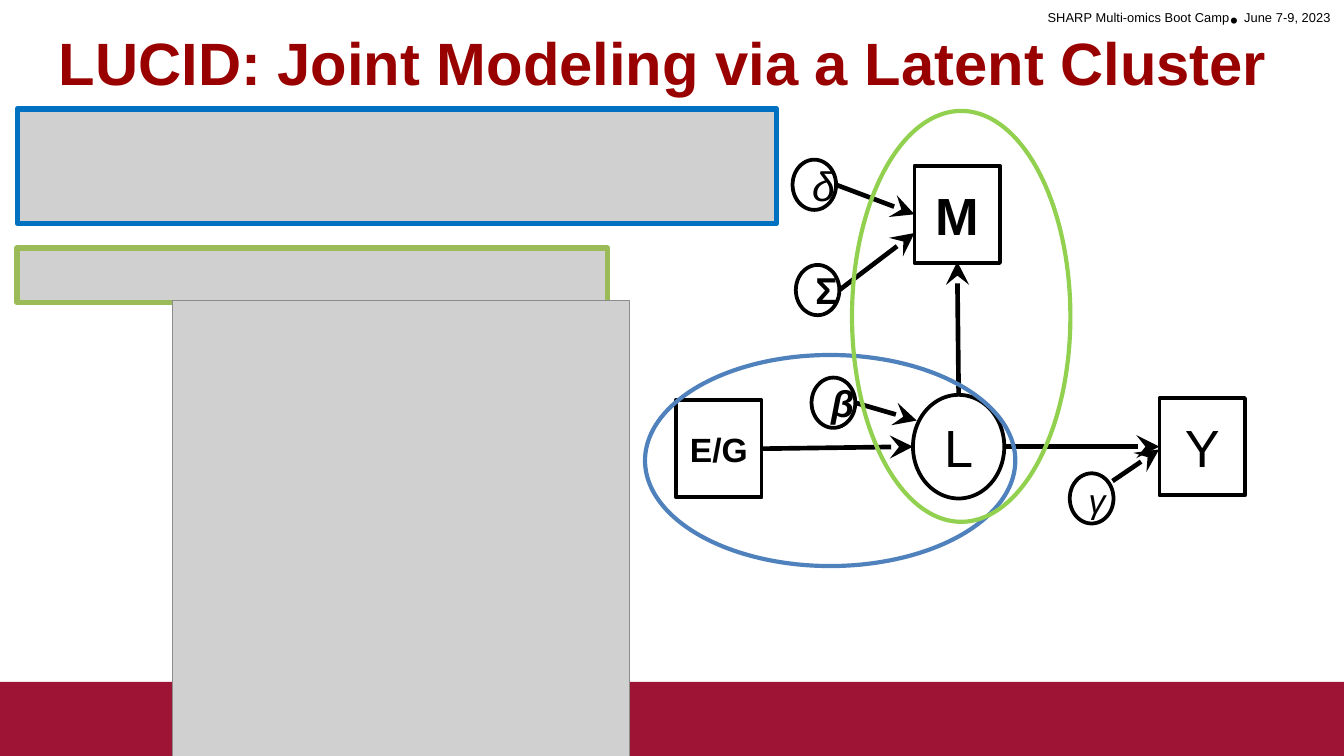
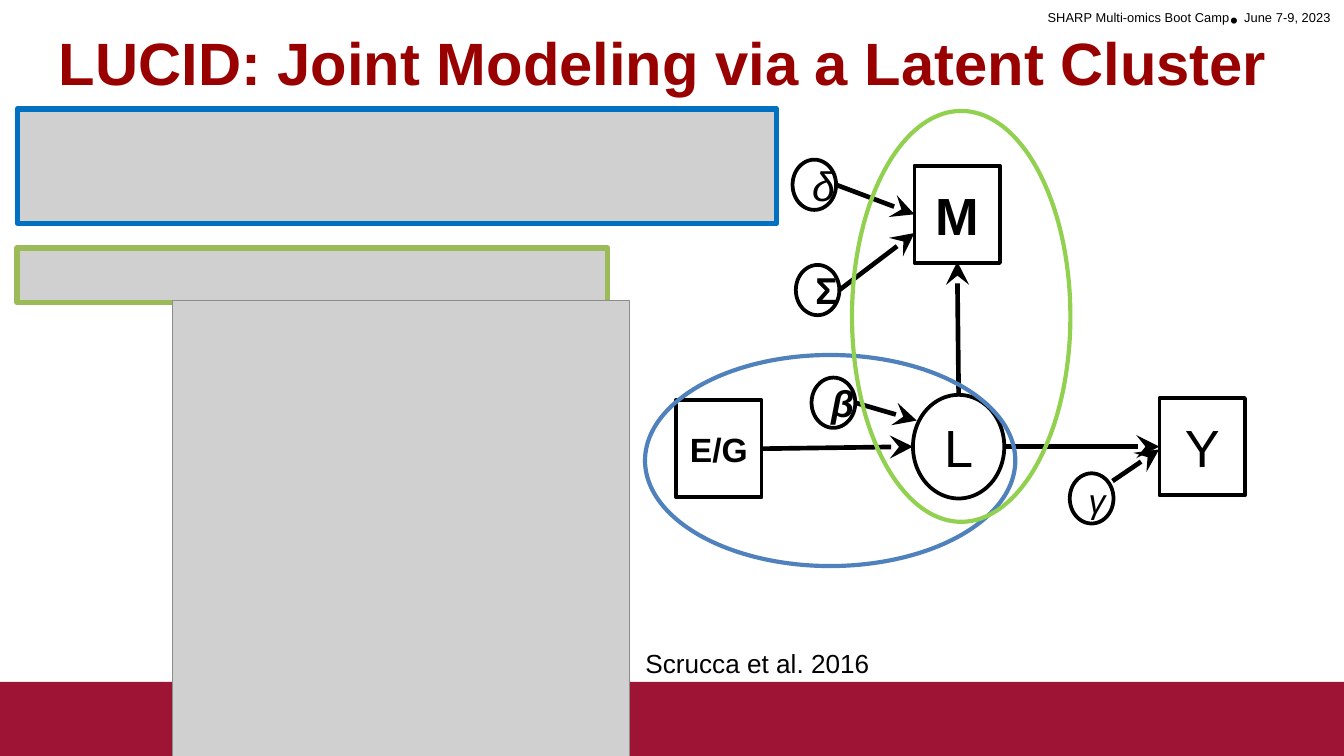
Before and after one commit to ContiLab-usc/SHARP_Multiomics_Course, a slide deck: slide 13 of Lectures/Session 13 Material/S13.MediationLecture2.pptx. Drawn at 1344x756 pixels with LibreOffice and Linux fonts; fonts in the diff are those of the drawing; grey boxes stand for pictures; background and template pictures are left out. Boxes give left, top, right and bottom in pixels: in the first picture for what was removed or moved away, otherwise in the second. Text is boxed around its words. In the diff, an @@ line names an element or a change of style, - is before the commit and + after.

```diff
--- a/Lectures/Session 13 Material/S13.MediationLecture2.pptx
+++ b/Lectures/Session 13 Material/S13.MediationLecture2.pptx
@@ text added at box(645, 654, 869, 674), 14 pt, text #000000 @@
+Scrucca et al. 2016
```
Also in this commit, not shown: 2 other slides changed, 36 other files.
